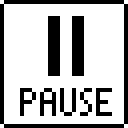
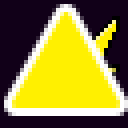
Before/after of a 128×128 layered artwork. What changed in the layer stack:
hid "asd copia 2" over [0,0,128,128]
added layer "Triángulo 1" above "Capa 1" over [4,4,128,116]
added layer "Capa 1" above "Capa 2" over [64,16,120,116]
added layer "Capa 2" above "asd" over [0,0,128,128]
